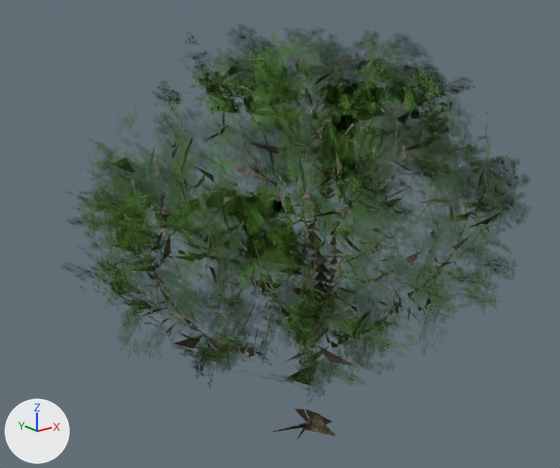
Two versions of the glTF model assets/models/world_tree_oak_far.glb, one commit apart.
One viewpoint serves both versions: a 50 mm lens placed at (-10.51, -12.16, 9.73), pointed at (-0.41, 0.46, 4.68). Every picture has the same lights, and +X, +Y and +Z are marked at lower left. The first picture is the older version. Where no turn or scale is listed for an object, it has been applied to the vertices.

The scene before the commit, as lines of its bpy script (objects in view):
```python
me_oak___natural_scaffold_and_buttresses_002 = bpy.data.meshes.new('oak | natural scaffold and buttresses.002')
me_oak___natural_scaffold_and_buttresses_002.from_pydata(...)  # 4704 vertices, 1747 faces; spans x -4.5..4.49, y -3.35..3.41, z -0.15..8.61
me_oak___natural_scaffold_and_buttresses_002.materials.append(mat_bark_001)  # picture img_bark_diff
me_oak_canopy_001 = bpy.data.meshes.new('oak_canopy.001')
me_oak_canopy_001.from_pydata(...)  # 456 vertices, 228 faces; spans x -5.45..5.41, y -4.24..4.33, z 1.08..9.15
me_oak_canopy_001.materials.append(mat_foliage_001)  # picture img_oak_32
ob_canopy = bpy.data.objects.new('Canopy', me_oak_canopy_001)
ob_canopy.location = (0.0, 0.0, 0.0)
ob_scaffold = bpy.data.objects.new('Scaffold', me_oak___natural_scaffold_and_buttresses_002)
ob_scaffold.location = (0.0, 0.0, 0.0)
```
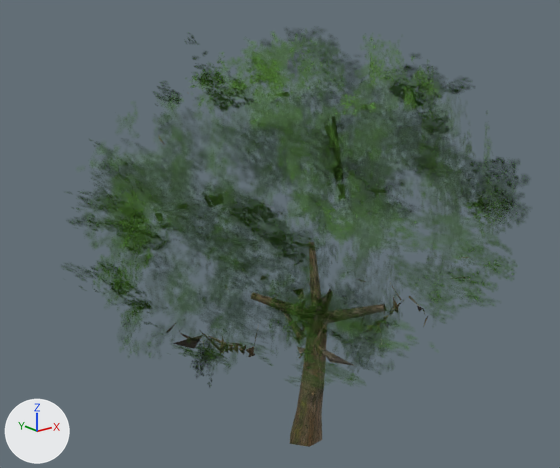
Where the newer file only moved an object's origin or applied its transform, the numbers keep the older frame.

What differs and where, as boxes [x1, y1, x2, y2] in the pictures (560 x 468 px):
'Canopy', reshaped
    before: [67, 28, 528, 396]
    after: [67, 31, 528, 387]
'Scaffold', reshaped (14% narrower)
    before: [104, 52, 501, 441]
    after: [130, 59, 470, 447]
part 1 of me_oak___natural_scaffold_and_buttresses_002, added
    after: [290, 304, 327, 447]
part 2 of me_oak___natural_scaffold_and_buttresses_002, added
    after: [251, 292, 308, 321]
part 3 of me_oak___natural_scaffold_and_buttresses_002, added
    after: [321, 304, 387, 324]
part 4 of me_oak___natural_scaffold_and_buttresses_002, deleted
    before: [104, 52, 501, 441]
part 5 of me_oak___natural_scaffold_and_buttresses_002, reshaped
    before: [119, 81, 480, 366]
    after: [130, 135, 470, 366]
part 6 of me_oak_canopy_001, deleted
    before: [88, 28, 496, 396]

The change in detail:
me_oak___natural_scaffold_and_buttresses_002 is used by ob_scaffold; location (0.0, 0.0, 0.0).
me_oak___natural_scaffold_and_buttresses_002 had 4704 vertices, 1747 faces and spanned x -4.5..4.49, y -3.35..3.41, z -0.15..8.61.
me_oak___natural_scaffold_and_buttresses_002 now has 505 vertices, 279 faces and spans x -3.98..4.19, y -3.0..2.98, z -0.28..8.53.
me_oak___natural_scaffold_and_buttresses_002 part 1: a new loose piece of 36 vertices spanning x -0.5..0.52, y -0.38..0.39, z -0.28..2.95, in mat_bark_001 (picture img_bark_diff).
me_oak___natural_scaffold_and_buttresses_002 part 2: a new loose piece of 15 vertices spanning x -0.32..0.45, y -0.05..1.73, z 2.5..2.89, in mat_bark_001 (picture img_bark_diff).
me_oak___natural_scaffold_and_buttresses_002 part 3: a new loose piece of 13 vertices spanning x 0.15..0.82, y -1.63..0.07, z 2.51..3.38, in mat_bark_001 (picture img_bark_diff).
me_oak___natural_scaffold_and_buttresses_002 part 4: 1395 loose pieces with 4185 vertices, spanning x -4.5..4.49, y -3.35..3.41, z -0.15..8.59, are deleted.
Part 5, on me_oak___natural_scaffold_and_buttresses_002:
106 vertices are removed from x -4.12..4.24, y -3.15..3.08, z 2.42..8.15.
257 faces are deleted.
3 vertices move within x -3.38..-0.16, y -0.72..2.0, z 5.76..7.82.
33 vertices are added at x -3.7..4.1, y -2.62..2.6, z 2.54..7.82.
93 new faces join them.
Other edits to the shape of me_oak___natural_scaffold_and_buttresses_002 do not show in these pictures.
me_oak_canopy_001 is used by ob_canopy; location (0.0, 0.0, 0.0).
me_oak_canopy_001 had 456 vertices, 228 faces and spanned x -5.45..5.41, y -4.24..4.33, z 1.08..9.15.
me_oak_canopy_001 now has 360 vertices, 180 faces and spans x -5.45..5.16, y -4.24..4.33, z 1.26..9.05.
me_oak_canopy_001 part 6: 24 loose pieces with 96 vertices, spanning x -4.98..5.41, y -3.16..3.67, z 1.08..9.15, are deleted.
